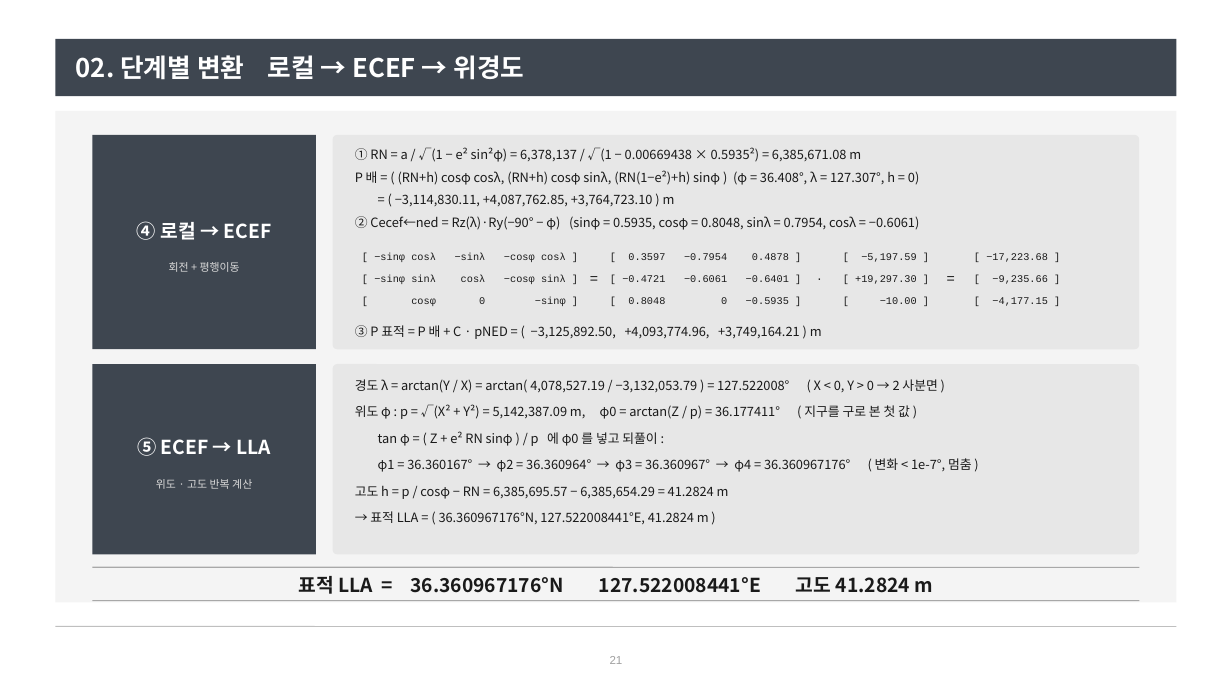
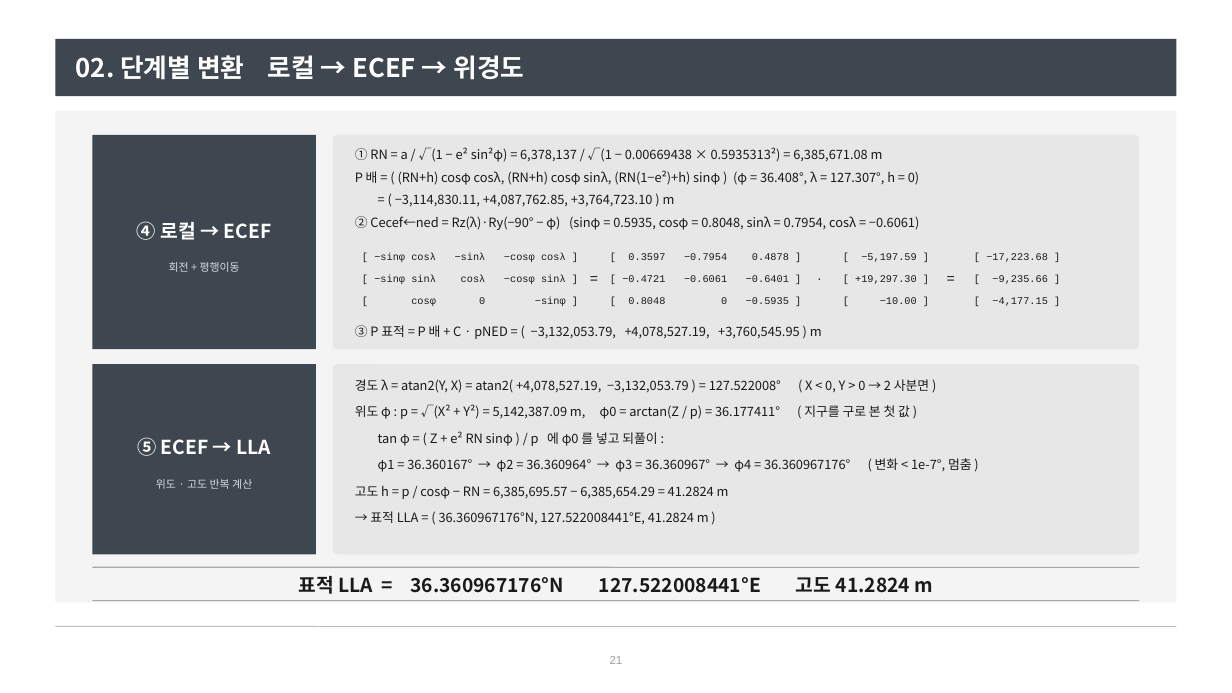
Before and after one commit to harley-hwan/radar-sw-study, a slide deck: slide 21 of Part2_CoordFrames/ref/산출물/좌표계와_좌표변환.pptx. Drawn at 1232x693 pixels with LibreOffice and Linux fonts; fonts in the diff are those of the drawing. Boxes give left, top, right and bottom in pixels: in the first picture for what was removed or moved away, otherwise in the second. Text is boxed around its words. In the diff, an @@ line names an element or a change of style, - is before the commit and + after.

```diff
--- a/Part2_CoordFrames/ref/산출물/좌표계와_좌표변환.pptx
+++ b/Part2_CoordFrames/ref/산출물/좌표계와_좌표변환.pptx
@@ text at box(355, 147, 883, 162): text changed @@
-① RN = a / √(1 − e² sin²φ) = 6,378,137 / √(1 − 0.00669438 × 0.5935²) = 6,385,671.08 m
+① RN = a / √(1 − e² sin²φ) = 6,378,137 / √(1 − 0.00669438 × 0.5935313²) = 6,385,671.08 m
@@ text at box(355, 325, 822, 339): text changed @@
-③ P 표적 = P 배 + C · pNED = ( −3,125,892.50, +4,093,774.96, +3,749,164.21 ) m
+③ P 표적 = P 배 + C · pNED = ( −3,132,053.79, +4,078,527.19, +3,760,545.95 ) m
@@ text at box(355, 379, 929, 393): text changed @@
-경도 λ = arctan(Y / X) = arctan( 4,078,527.19 / −3,132,053.79 ) = 127.522008° ( X < 0, Y > 0 → 2 사분면 )
+경도 λ = atan2(Y, X) = atan2( +4,078,527.19, −3,132,053.79 ) = 127.522008° ( X < 0, Y > 0 → 2 사분면 )
```
Also in this commit, not shown: 15 other slides changed, 1 other file.
